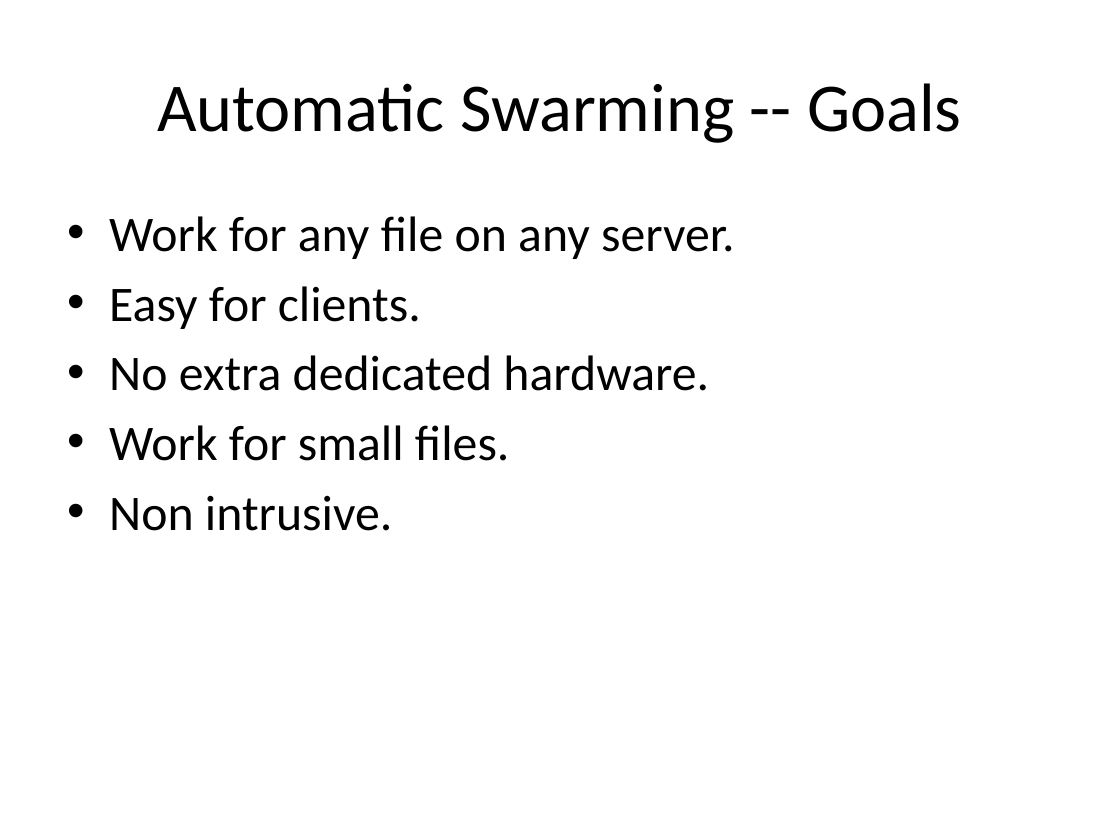
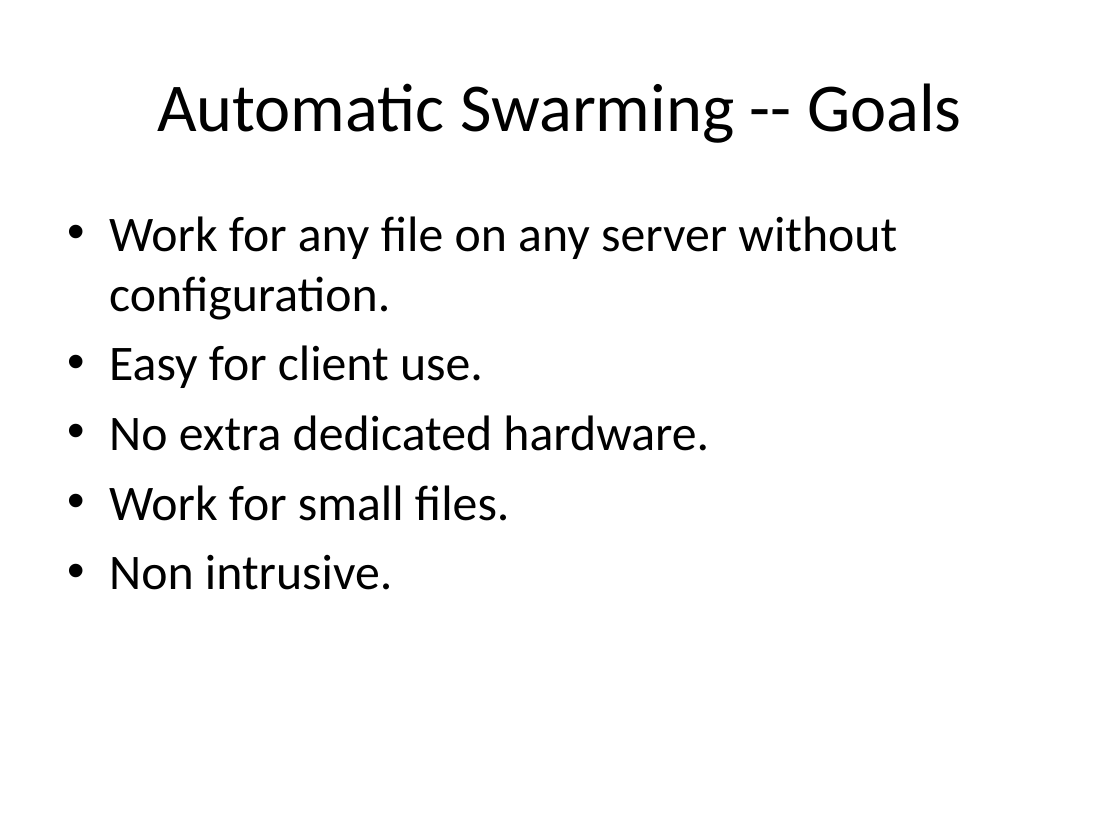
Before and after one commit to rdp/p2pwebclient, a slide deck: slide 38 of thesis_presentation/How to Make the Internet Faster.pptx. Drawn at 1120x840 pixels with LibreOffice and Linux fonts; fonts in the diff are those of the drawing. Boxes give left, top, right and bottom in pixels: in the first picture for what was removed or moved away, otherwise in the second. Text is boxed around its words. In the diff, an @@ line names an element or a change of style, - is before the commit and + after.

```diff
--- a/thesis_presentation/How to Make the Internet Faster.pptx
+++ b/thesis_presentation/How to Make the Internet Faster.pptx
@@ text at bbox=[109, 216, 897, 388]: text changed @@
-• Work for any file on any server.
-• Easy for clients.
+• Work for any file on any server without configuration.
+• Easy for client use.
```
Also in this commit, not shown: 17 other slides changed, 1 other file.
